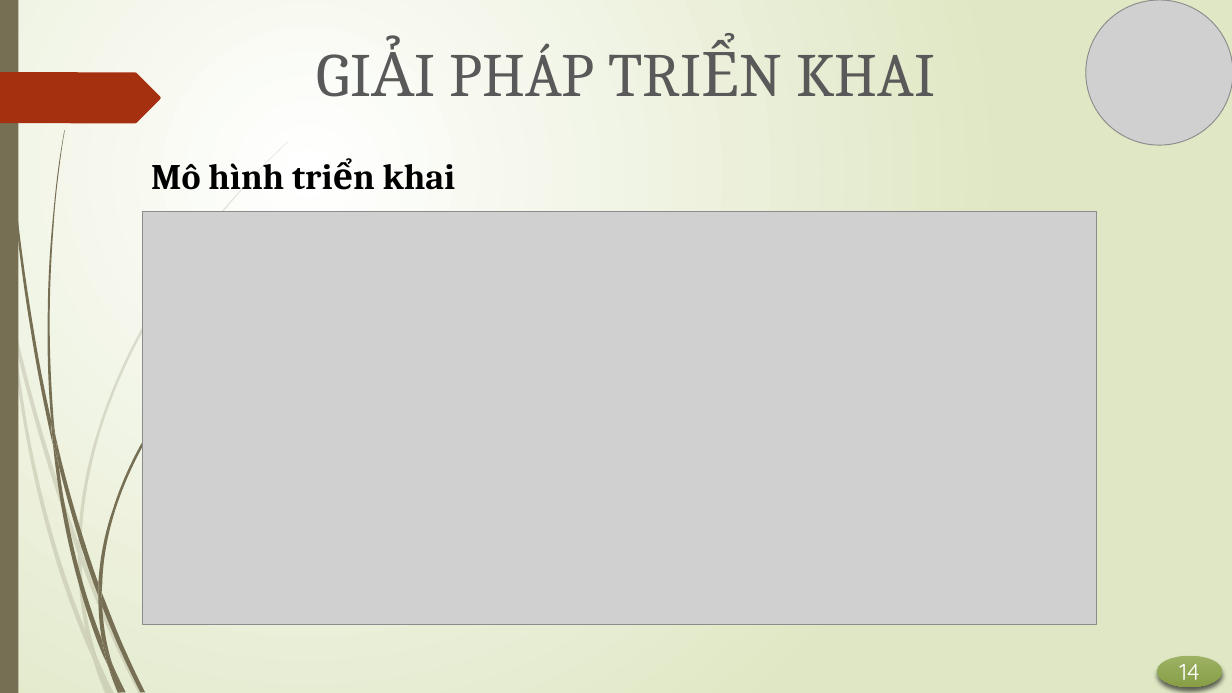
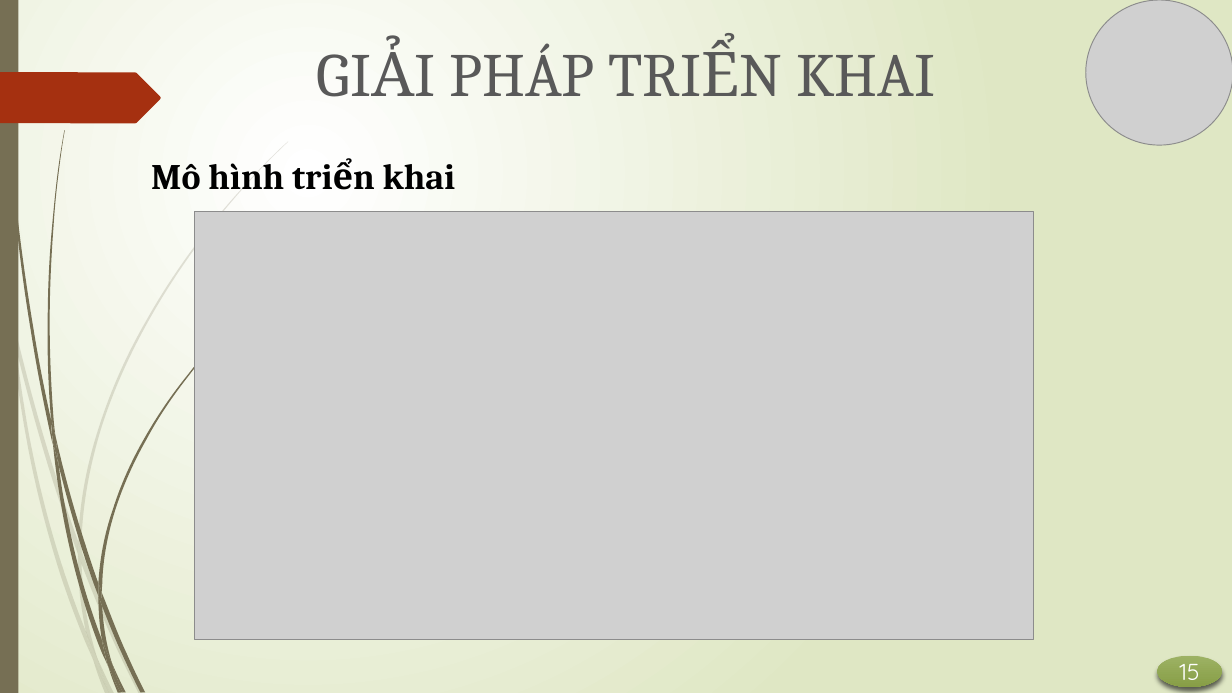
Before and after one commit to lemanhha57/CacVanDeHienDai, a slide deck: slide 15 of IoT-Smarthome.pptx (slide 14 before the commit). Drawn at 1232x693 pixels with LibreOffice and Linux fonts; fonts in the diff are those of the drawing; grey boxes stand for pictures. Boxes give left, top, right and bottom in pixels: in the first picture for what was removed or moved away, otherwise in the second. Text is boxed around its words. In the diff, an @@ line names an element or a change of style, - is before the commit and + after.

Commit message:
Update

```diff
--- a/IoT-Smarthome.pptx
+++ b/IoT-Smarthome.pptx
@@ picture: place and size @@
-picture at bbox=[142, 212, 1096, 625]
+picture at bbox=[194, 212, 1033, 640]
@@ text in ellipse at bbox=[1179, 656, 1199, 680]: text changed @@
-14
+15
```
Also in this commit, not shown: 14 other slides changed, 1 slide added, 1 slide removed.
